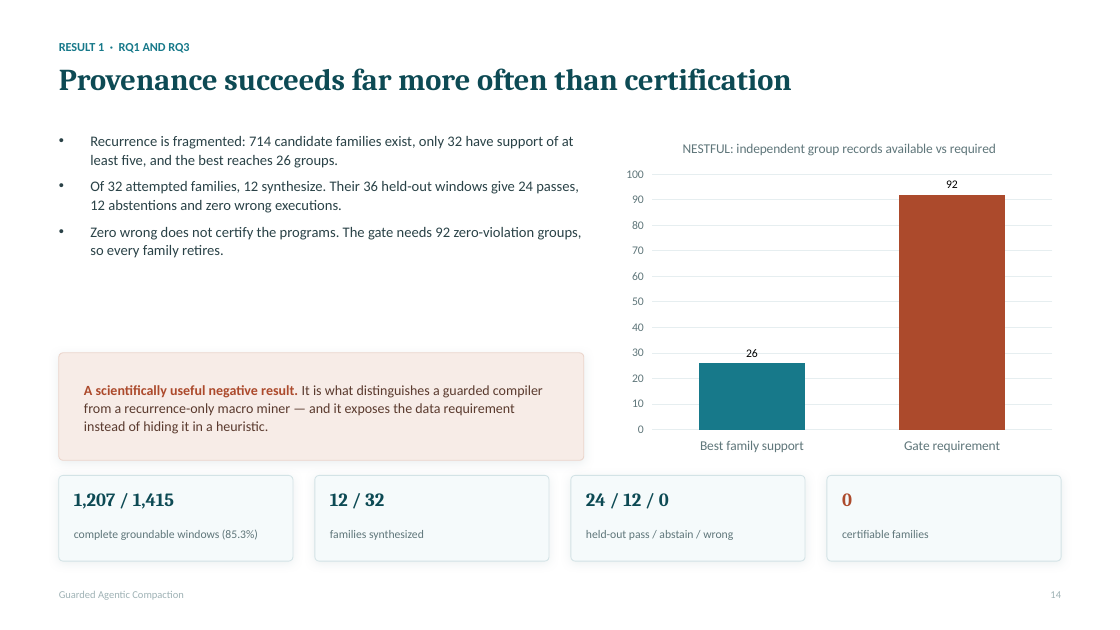
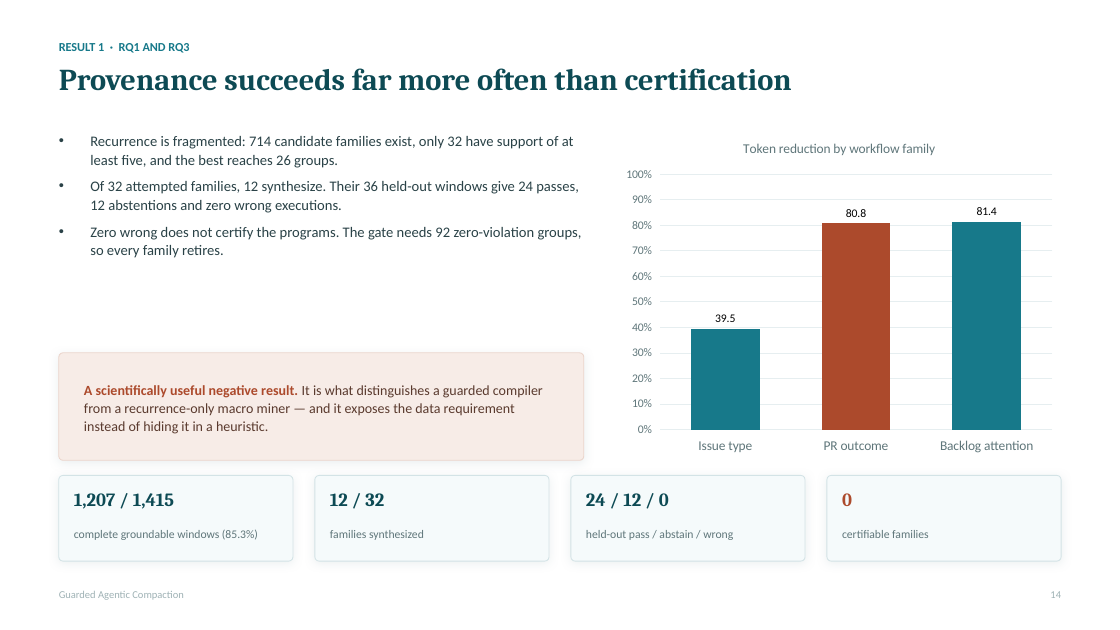
Before and after one commit to rrahimi-uci/guarded-agentic-compaction, a slide deck: slide 14 of paper/slides/compiling-recurrent-agent-workflows-into-guarded-programs-detailed.pptx. Drawn at 1120x630 pixels with LibreOffice and Linux fonts; fonts in the diff are those of the drawing. Boxes give left, top, right and bottom in pixels: in the first picture for what was removed or moved away, otherwise in the second. Text is boxed around its words. In the diff, an @@ line names an element or a change of style, - is before the commit and + after.

Commit message:
feat: add real workflow-family optimization study
Add live GitHub workflow-family experiments, guarded semantic contracts, reproducible evidence, refined paper and slide decks, supplementary benchmark audit, and updated site documentation.

```diff
--- a/paper/slides/compiling-recurrent-agent-workflows-into-guarded-programs-detailed.pptx
+++ b/paper/slides/compiling-recurrent-agent-workflows-into-guarded-programs-detailed.pptx
@@ column chart at (618,126,1061,460) @@
@@ title "NESTFUL: independent group records available vs required " to "Token reduction by workflow family " @@
-categories: Best family support, Gate requirement
+categories: Issue type, PR outcome, Backlog attention
-Series 1: 26, 92
+Series 1: 39.5, 80.8, 81.4
@@ value axis changed @@
```
Also in this commit, not shown: 3 other slides changed, 1 slide added, 1 slide removed, 53 other files.
